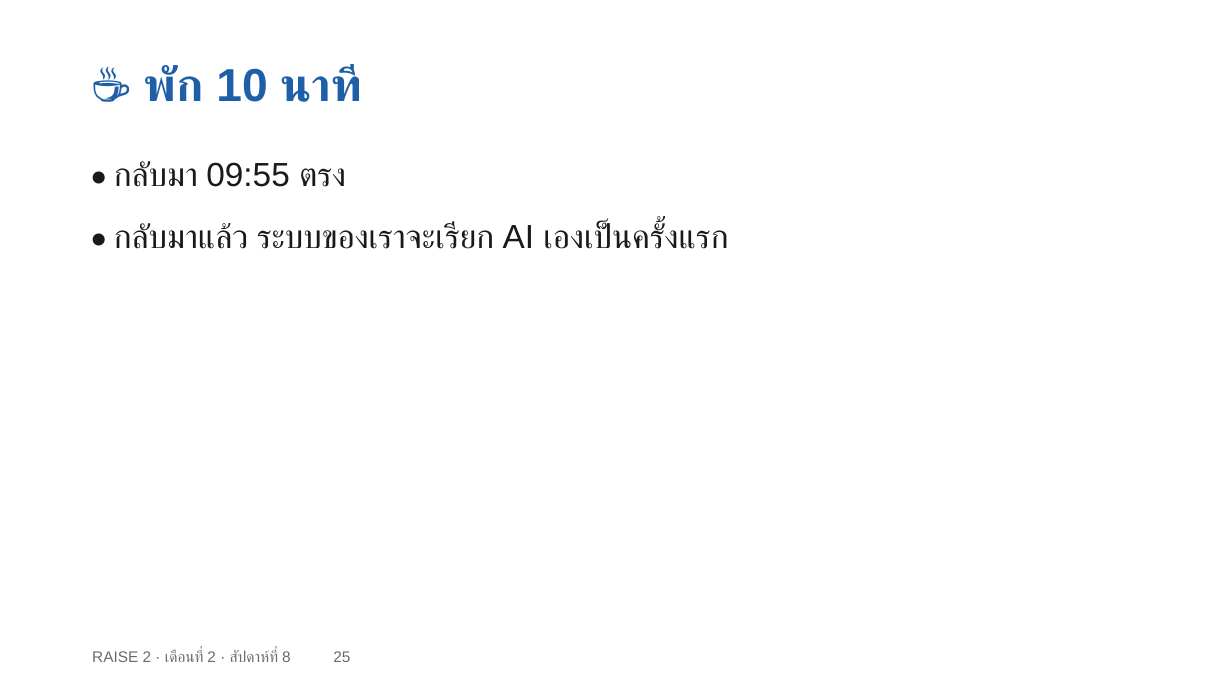
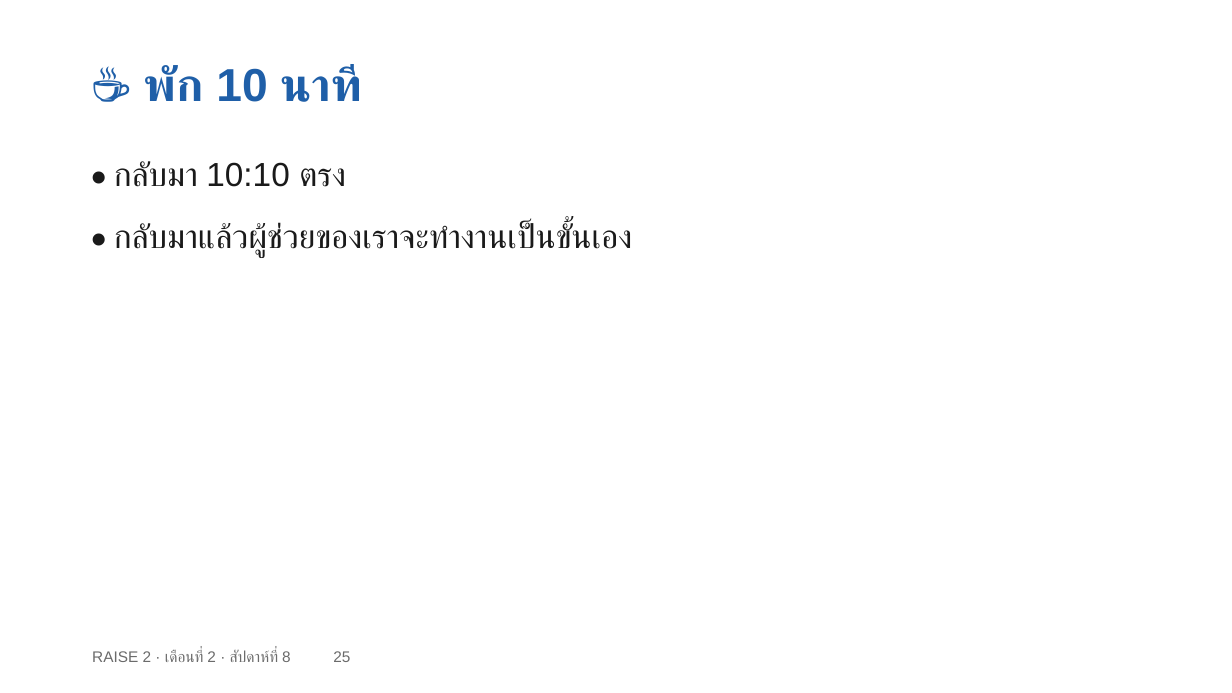
Before and after one commit to cnacha-mfu/raise2-module2, a slide deck: slide 25 of materials/week8/w8-slides.pptx. Drawn at 1232x693 pixels with LibreOffice and Linux fonts; fonts in the diff are those of the drawing. Boxes give left, top, right and bottom in pixels: in the first picture for what was removed or moved away, otherwise in the second. Text is boxed around its words. In the diff, an @@ line names an element or a change of style, - is before the commit and + after.

```diff
--- a/materials/week8/w8-slides.pptx
+++ b/materials/week8/w8-slides.pptx
@@ text at (114, 161, 346, 187): text changed @@
-• กลับมา 09:55 ตรง
+• กลับมา 10:10 ตรง
@@ text at (114, 223, 632, 258): text changed @@
-• กลับมาแล้ว ระบบของเราจะเรียก AI เองเป็นครั้งแรก
+• กลับมาแล้วผู้ช่วยของเราจะทำงานเป็นขั้นเอง
```
Also in this commit, not shown: 39 other slides changed, 30 slides removed, 10 other files.
